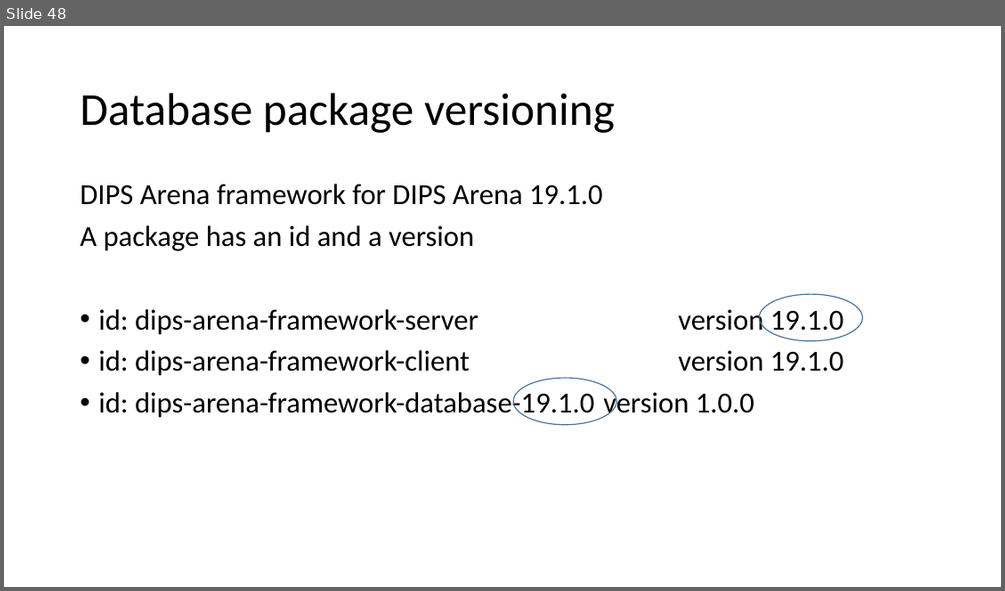
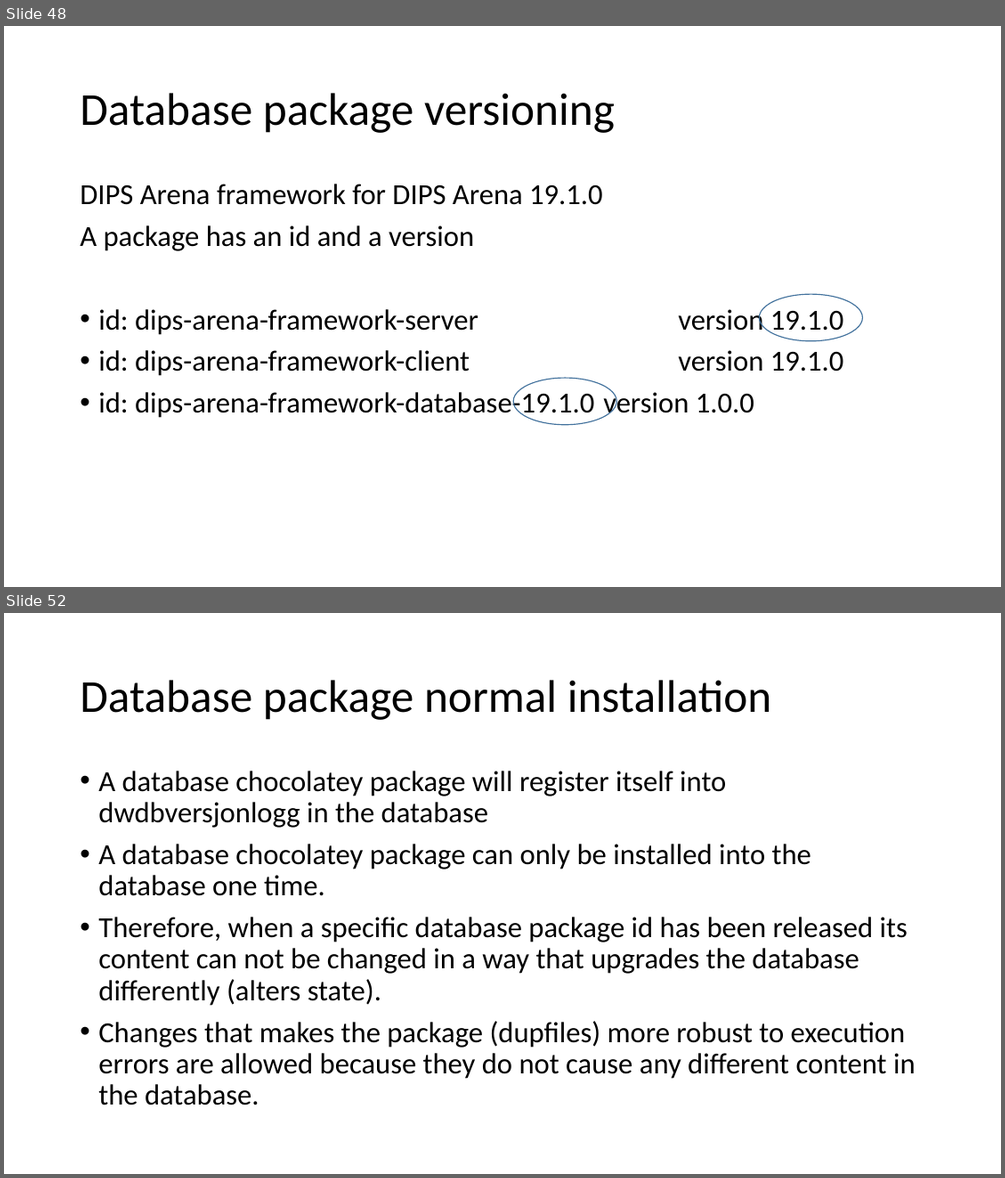
Before and after one commit to DIPSAS/InstallationTech, a slide deck: docs/InstallationCourse.pptx. Shown one above the other, each under a label of ours: slide 48 before the commit, slides 48 and 52 after it; the slides between them are not shown. The pictures are 1005x591 and 1005x1178 pixels, drawn with LibreOffice and Linux fonts; fonts in the diff are those of the drawing. Boxes give left, top, right and bottom in pixels: in the first picture for what was removed or moved away, otherwise in the second. Text is boxed around its words. In the diff, an @@ line names an element or a change of style, - is before the commit and + after.

Commit message:
Added slides about database

```diff
--- a/docs/InstallationCourse.pptx
+++ b/docs/InstallationCourse.pptx
@@ slide 52 added at (x1=4, y1=613, x2=1001, y2=1174), background #FFFFFF @@
@@ title added at (x1=80, y1=680, x2=772, y2=720), 44 pt, text #000000 @@
+Database package normal installation
@@ text added at (x1=98, y1=771, x2=915, y2=1105), 28 pt, text #000000 @@
+• A database chocolatey package will register itself into dwdbversjonlogg in the database
+• A database chocolatey package can only be installed into the database one time.
+• Therefore, when a specific database package id has been released its content can not be changed in a way that upgrades the database differently (alters state).
+• Changes that makes the package (dupfiles) more robust to execution errors are allowed because they do not cause any different content in the database.
```
Also in this commit, not shown: 6 slides changed, 5 other slides added.
